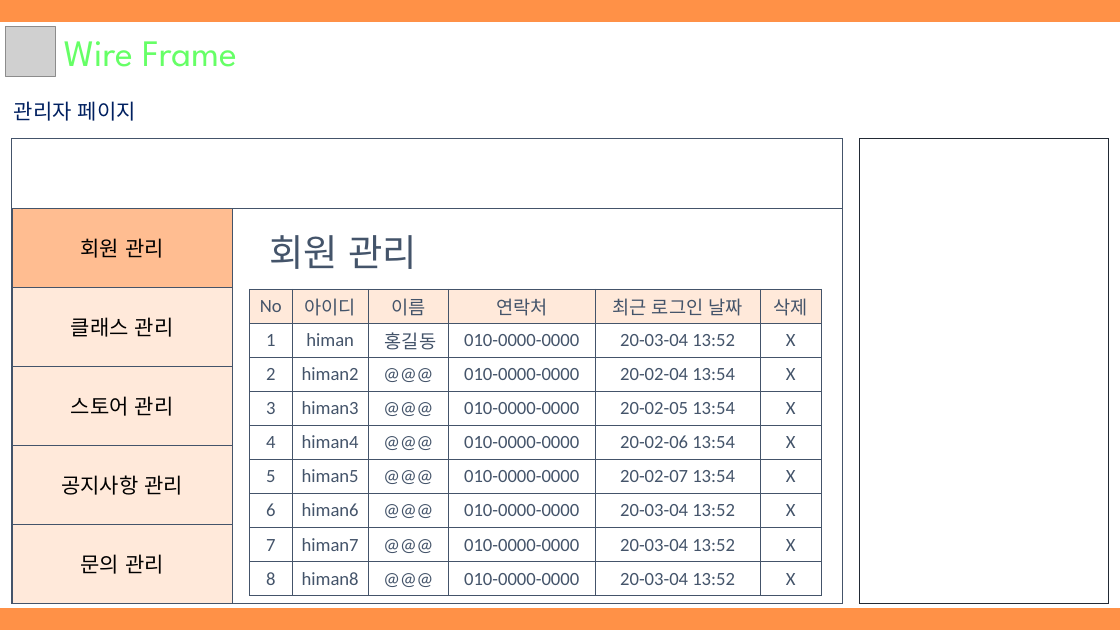
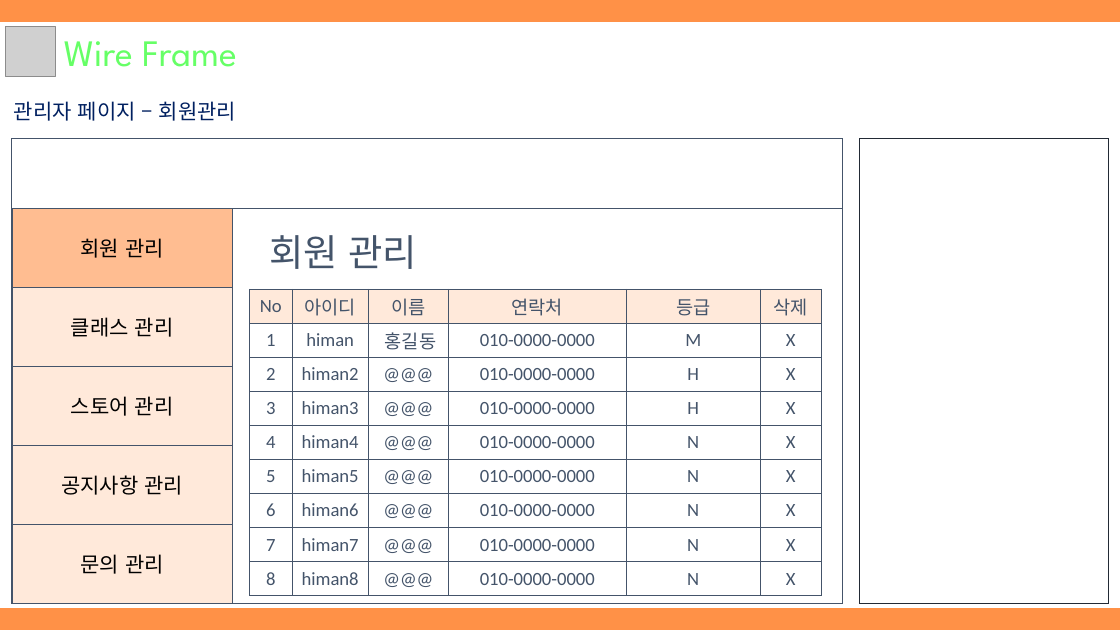
Before and after one commit to hhsw07/ezen-academy-projects, a slide deck: slide 12 of WebContent/발표자료/1차/3조 원데이클래스.pptx (slide 13 before the commit). Drawn at 1120x630 pixels with LibreOffice and Linux fonts; fonts in the diff are those of the drawing; grey boxes stand for pictures. Boxes give left, top, right and bottom in pixels: in the first picture for what was removed or moved away, otherwise in the second. Text is boxed around its words. In the diff, an @@ line names an element or a change of style, - is before the commit and + after.

```diff
--- a/WebContent/발표자료/1차/3조 원데이클래스.pptx
+++ b/WebContent/발표자료/1차/3조 원데이클래스.pptx
@@ text at (14, 101, 236, 121): text changed @@
-관리자 페이지
+관리자 페이지 – 회원관리
@@ table at (250, 289, 821, 596) @@
-row 1, column 5: 최근 로그인 날짜
+row 1, column 5: 등급
-row 2, column 5: 20-03-04 13:52
+row 2, column 5: M
-row 3, column 5: 20-02-04 13:54
+row 3, column 5: H
-row 4, column 5: 20-02-05 13:54
+row 4, column 5: H
-row 5, column 5: 20-02-06 13:54
+row 5, column 5: N
-row 6, column 5: 20-02-07 13:54
+row 6, column 5: N
-row 7, column 5: 20-03-04 13:52
+row 7, column 5: N
-row 8, column 5: 20-03-04 13:52
+row 8, column 5: N
-row 9, column 5: 20-03-04 13:52
+row 9, column 5: N
```
Also in this commit, not shown: 8 other slides changed, 1 slide removed.
